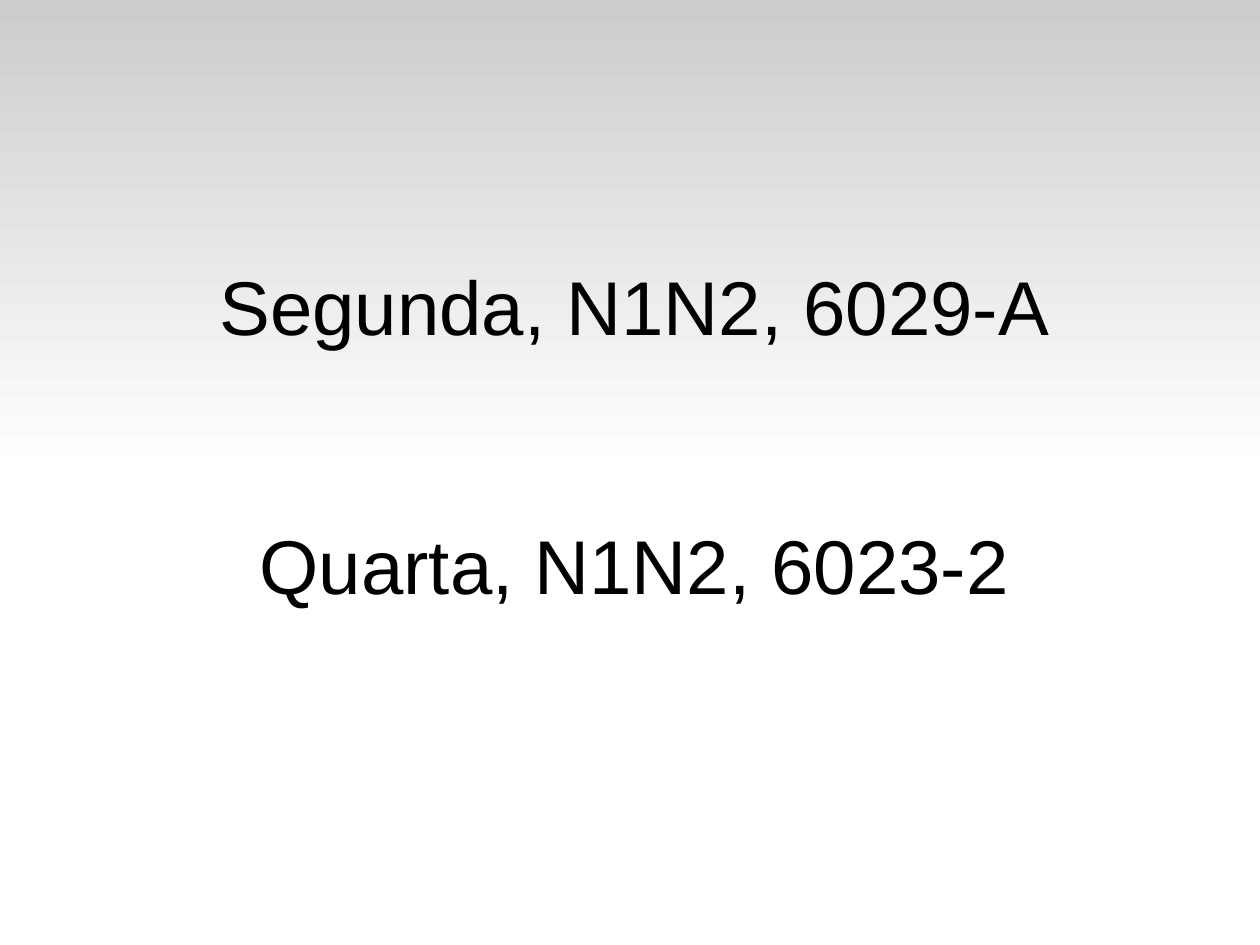
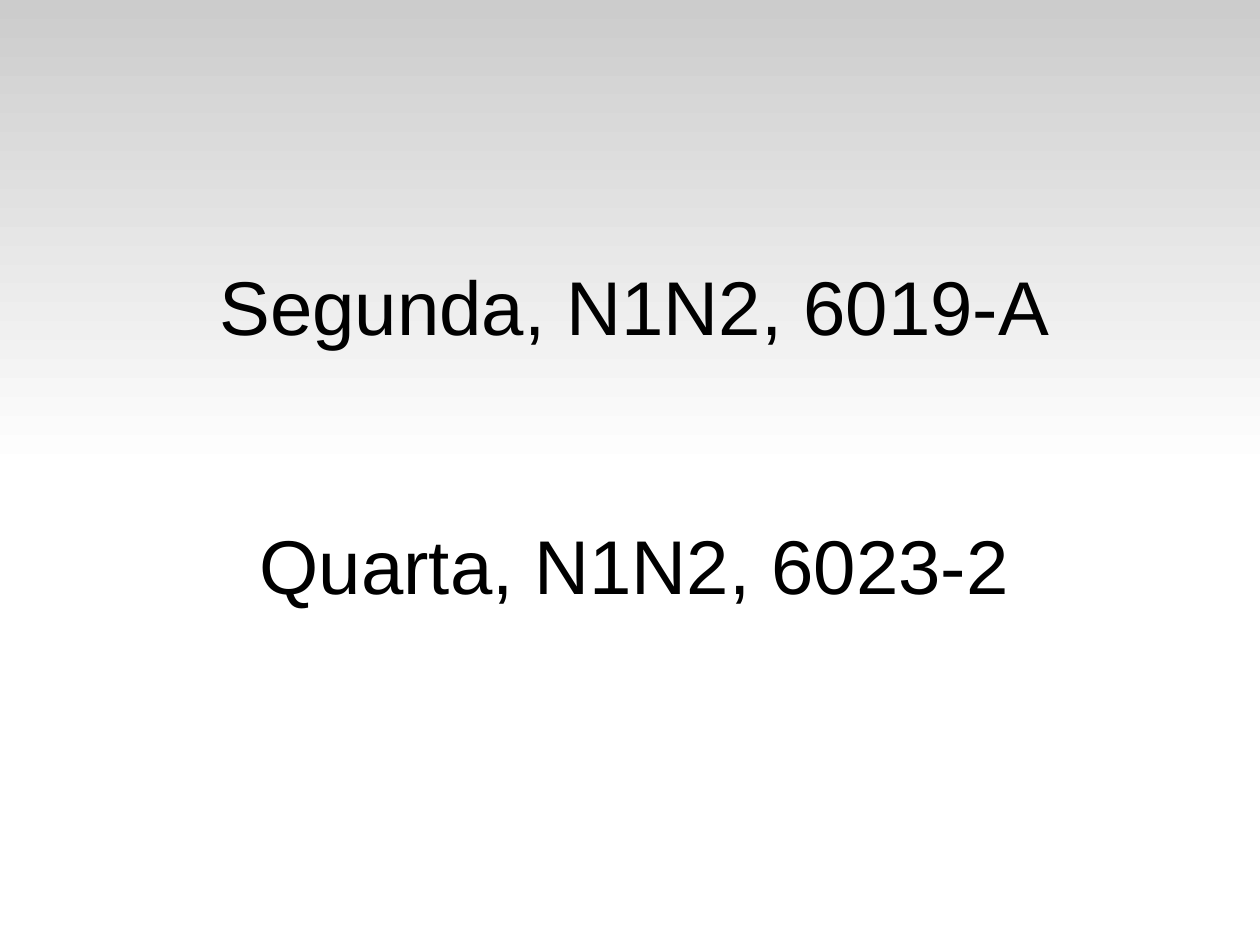
Before and after one commit to fsantanna-uerj/LP1, a slide deck: slide 2 of Slides/lp1-00-intro.odp. Drawn at 1260x945 pixels with LibreOffice and Linux fonts; fonts in the diff are those of the drawing. Boxes give left, top, right and bottom in pixels: in the first picture for what was removed or moved away, otherwise in the second. Text is boxed around its words. In the diff, an @@ line names an element or a change of style, - is before the commit and + after.

```diff
--- a/Slides/lp1-00-intro.odp
+++ b/Slides/lp1-00-intro.odp
@@ subtitle at (x1=219, y1=279, x2=1048, y2=349): text changed @@
-Segunda, N1N2, 6029-A
+Segunda, N1N2, 6019-A
```
Also in this commit, not shown: 7 other files.
